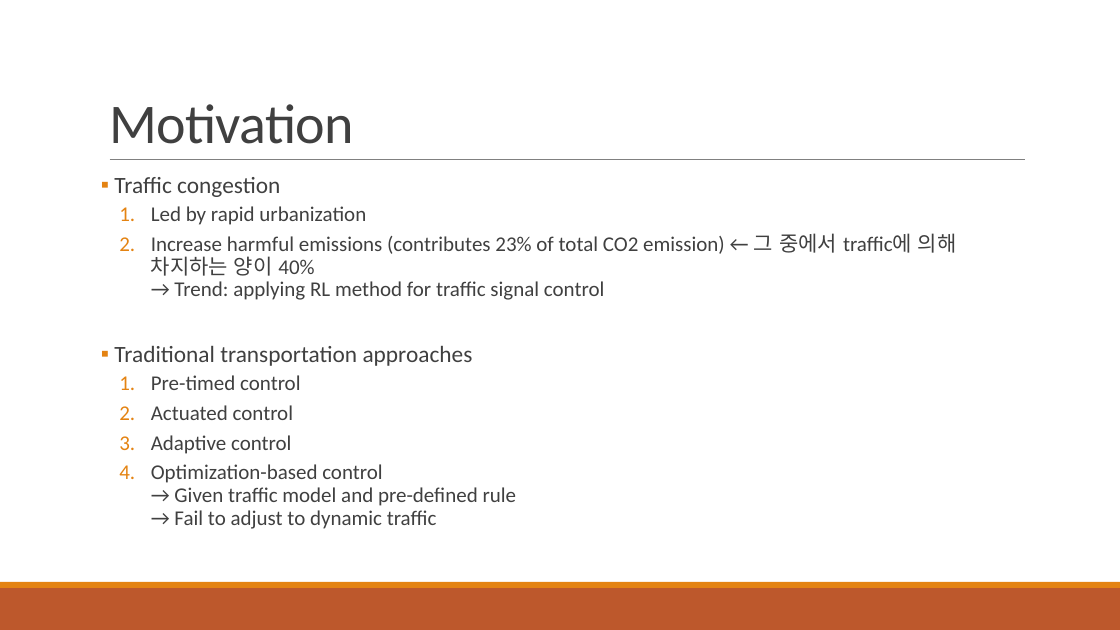
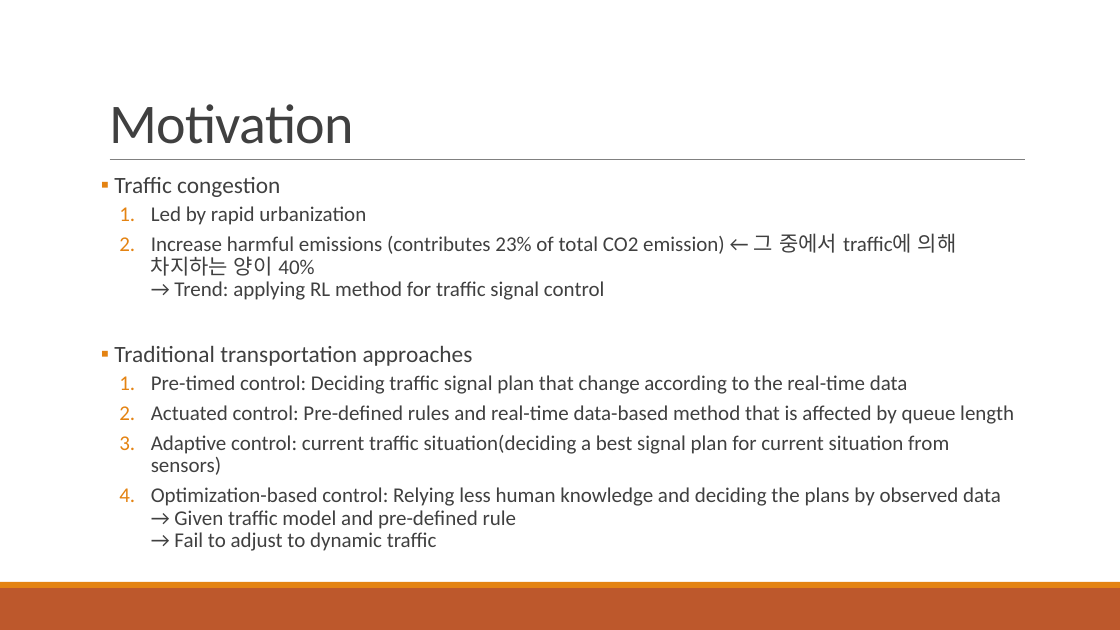
Before and after one commit to 3neutronstar/traffic-optimization_RL, a slide deck: slide 14 of 1st_Seminar(강민수).pptx. Drawn at 1120x630 pixels with LibreOffice and Linux fonts; fonts in the diff are those of the drawing. Boxes give left, top, right and bottom in pixels: in the first picture for what was removed or moved away, otherwise in the second. Text is boxed around its words. In the diff, an @@ line names an element or a change of style, - is before the commit and + after.

```diff
--- a/1st_Seminar(강민수).pptx
+++ b/1st_Seminar(강민수).pptx
@@ text at (x1=151, y1=375, x2=1014, y2=551): text changed @@
-  1. Pre-timed control
-  2. Actuated control
-  3. Adaptive control
-  4. Optimization-based control
-     → Given traffic model and pre-defined rule
-     → Fail to adjust to dynamic traffic
+  1. Pre-timed control: Deciding traffic signal plan that change according to the real-time data
+  2. Actuated control: Pre-defined rules and real-time data-based method that is affected by queue length
+  3. Adaptive control: current traffic situation(deciding a best signal plan for current situation from sensors)
+  4. Optimization-based control: Relying less human knowledge and deciding the plans by observed data
+     → Given traffic model and pre-defined rule
+     → Fail to adjust to dynamic traffic
```
Also in this commit, not shown: 2 other slides changed, 1 slide added.
